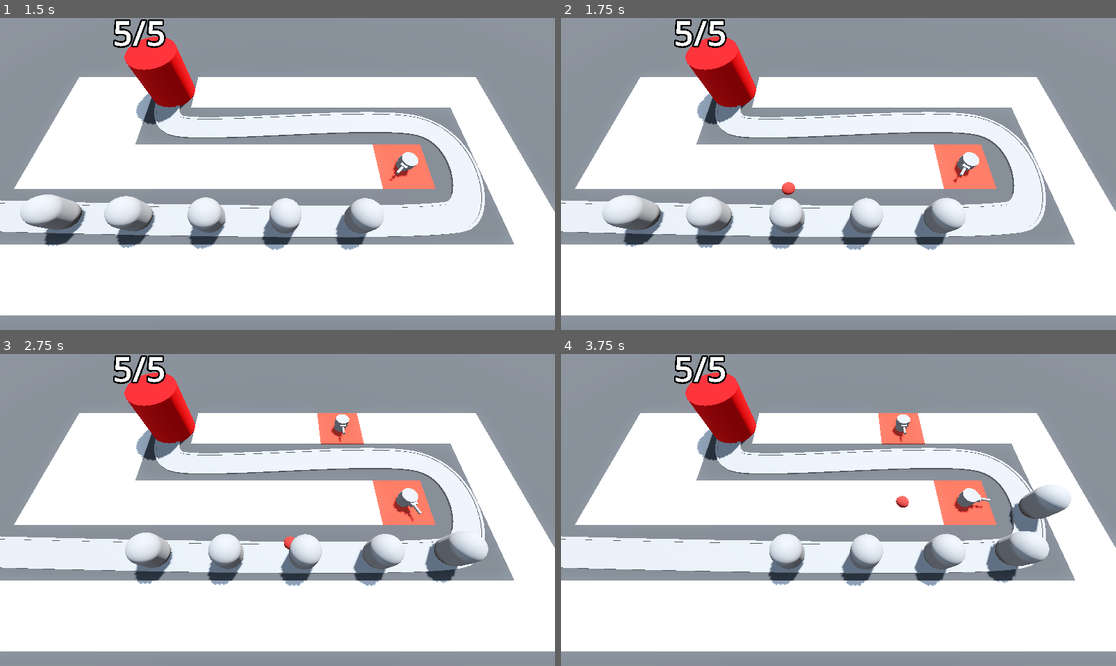
Above: before the commit, frames 1-4 (two rows, left to right).
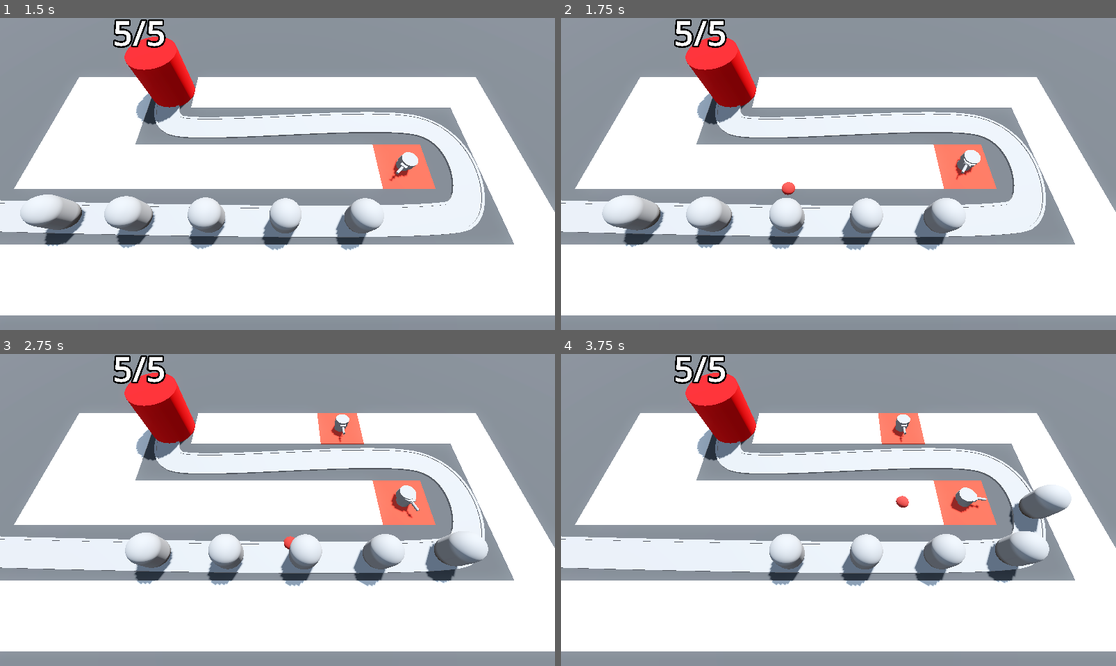
Above: after the commit, the same moments.

Repository: DapperMongoose/BarbarianBlaster
Game: Godot game, scene res://BaseLevel.tscn
The game is run twice, just before and just after one commit, with the same random seed, the same clock (stepped at 60 frames per second) and the same inputs.
Inputs (mouse positions are in pixels of both pictures, inside the frame that each line leads up to):
- Up to frame 1 (1.5 s): move the mouse to (399, 158) at 0.52 s; press the mouse at (399, 158) at 0.53 s; move the mouse to (166, 189) at 1.27 s; release the mouse at (166, 189) at 1.28 s; click (166, 189) at 1.35 s
- Up to frame 2 (1.75 s): no input
- Up to frame 3 (2.75 s): move the mouse to (333, 441) at 2.02 s; press the mouse at (333, 441) at 2.03 s
- Up to frame 4 (3.75 s): move the mouse to (810, 572) at 2.77 s; release the mouse at (810, 572) at 2.78 s; click (810, 572) at 2.85 s; move the mouse to (1005, 556) at 3.52 s; press the mouse at (1005, 556) at 3.53 s

Frame 1 is identical in both runs. In frame 2, 0.1% of the frame differs, in the area x 70-76%, y 42-53%; in frame 3, 0.1%, in the area x 70-76%, y 42-54%; in frame 4, 0.1%.

Commit message:
completed animation lesson

Diff:
--- a/Enemy/enemy.gd
+++ b/Enemy/enemy.gd
@@ -4,9 +4,13 @@
 @export var max_health: int = 50
 
 @onready var base = get_tree().get_first_node_in_group("base")
+@onready var animation_player: AnimationPlayer = $AnimationPlayer
+
 
 var current_health: int:
 	set(health_in):
+		if health_in < current_health:
+			animation_player.play("TakeDamage")
 		current_health = health_in
 		if current_health < 1:
 			queue_free()
--- a/Enemy/enemy.tscn
+++ b/Enemy/enemy.tscn
@@ -6,9 +6,50 @@
 radius = 1.0
 height = 3.0
 
+[sub_resource type="StandardMaterial3D" id="StandardMaterial3D_kmgr4"]
+no_depth_test = true
+shading_mode = 0
+
 [sub_resource type="CapsuleShape3D" id="CapsuleShape3D_x3edi"]
 radius = 1.0
 height = 3.0
+
+[sub_resource type="Animation" id="Animation_rg28r"]
+resource_name = "TakeDamage"
+length = 0.1
+tracks/0/type = "value"
+tracks/0/imported = false
+tracks/0/enabled = true
+tracks/0/path = NodePath("DamageHighlight:visible")
+tracks/0/interp = 1
+tracks/0/loop_wrap = true
+tracks/0/keys = {
+"times": PackedFloat32Array(0, 0.1),
+"transitions": PackedFloat32Array(1, 1),
+"update": 1,
+"values": [true, false]
+}
+
+[sub_resource type="Animation" id="Animation_bvvqu"]
+length = 0.001
+tracks/0/type = "value"
+tracks/0/imported = false
+tracks/0/enabled = true
+tracks/0/path = NodePath("DamageHighlight:visible")
+tracks/0/interp = 1
+tracks/0/loop_wrap = true
+tracks/0/keys = {
+"times": PackedFloat32Array(0),
+"transitions": PackedFloat32Array(1),
+"update": 1,
+"values": [false]
+}
+
+[sub_resource type="AnimationLibrary" id="AnimationLibrary_cphgw"]
+_data = {
+"RESET": SubResource("Animation_bvvqu"),
+"TakeDamage": SubResource("Animation_rg28r")
+}
 
 [node name="Enemy" type="PathFollow3D"]
 loop = false
@@ -18,8 +59,19 @@
 transform = Transform3D(1, 0, 0, 0, 1, 0, 0, 0, 1, 0, 1.5, 0)
 mesh = SubResource("CapsuleMesh_a580c")
 
+[node name="DamageHighlight" type="MeshInstance3D" parent="."]
+transform = Transform3D(1, 0, 0, 0, 1, 0, 0, 0, 1, 0, 1.5, 0)
+visible = false
+material_override = SubResource("StandardMaterial3D_kmgr4")
+mesh = SubResource("CapsuleMesh_a580c")
+
 [node name="EnemyArea3D" type="Area3D" parent="." groups=["enemy_area"]]
 
 [node name="CollisionShape3D" type="CollisionShape3D" parent="EnemyArea3D"]
 transform = Transform3D(1, 0, 0, 0, 1, 0, 0, 0, 1, 0, 1.5, 0)
 shape = SubResource("CapsuleShape3D_x3edi")
+
+[node name="AnimationPlayer" type="AnimationPlayer" parent="."]
+libraries = {
+"": SubResource("AnimationLibrary_cphgw")
+}
--- a/Turret/turret.gd
+++ b/Turret/turret.gd
@@ -7,6 +7,8 @@
 @export var turret_range: float = 10.0
 
 @onready var barrel: MeshInstance3D = $TurretBase/TurretTop/Visor/Barrel
+@onready var animation_player: AnimationPlayer = $AnimationPlayer
+
 
 func _physics_process(delta: float) -> void:
 	target = find_best_target()
@@ -18,6 +20,7 @@
 		var shot = projectile.instantiate()
 		barrel.add_child(shot)
 		shot.direction = global_transform.basis.z
+		animation_player.play("Fire")
 
 func find_best_target() -> PathFollow3D:
 	var best_target: PathFollow3D = null
--- a/Turret/turret.tscn
+++ b/Turret/turret.tscn
@@ -18,6 +18,43 @@
 top_radius = 0.1
 bottom_radius = 0.1
 height = 1.0
+
+[sub_resource type="Animation" id="Animation_u2v5b"]
+resource_name = "Fire"
+length = 0.3
+tracks/0/type = "value"
+tracks/0/imported = false
+tracks/0/enabled = true
+tracks/0/path = NodePath("TurretBase/TurretTop:position")
+tracks/0/interp = 1
+tracks/0/loop_wrap = true
+tracks/0/keys = {
+"times": PackedFloat32Array(0, 0.3),
+"transitions": PackedFloat32Array(1, 1),
+"update": 0,
+"values": [Vector3(0, 0.3, -0.6), Vector3(0, 0.3, 0)]
+}
+
+[sub_resource type="Animation" id="Animation_7jmo3"]
+length = 0.001
+tracks/0/type = "value"
+tracks/0/imported = false
+tracks/0/enabled = true
+tracks/0/path = NodePath("TurretBase/TurretTop:position")
+tracks/0/interp = 1
+tracks/0/loop_wrap = true
+tracks/0/keys = {
+"times": PackedFloat32Array(0),
+"transitions": PackedFloat32Array(1),
+"update": 0,
+"values": [Vector3(0, 0.3, 0)]
+}
+
+[sub_resource type="AnimationLibrary" id="AnimationLibrary_eay18"]
+_data = {
+"Fire": SubResource("Animation_u2v5b"),
+"RESET": SubResource("Animation_7jmo3")
+}
 
 [node name="Turret" type="Node3D"]
 script = ExtResource("1_ljfch")
@@ -43,4 +80,9 @@
 [node name="Timer" type="Timer" parent="."]
 autostart = true
 
+[node name="AnimationPlayer" type="AnimationPlayer" parent="."]
+libraries = {
+"": SubResource("AnimationLibrary_eay18")
+}
+
 [connection signal="timeout" from="Timer" to="." method="_on_timer_timeout"]
Not shown: 1 places in Enemy/enemy.tscn that only renumber resources
Not shown: 4 places in MeshLibraries/SpaceLibrary.tres that only renumber resources
Not shown: 1 places in Turret/turret.tscn that only renumber resources
